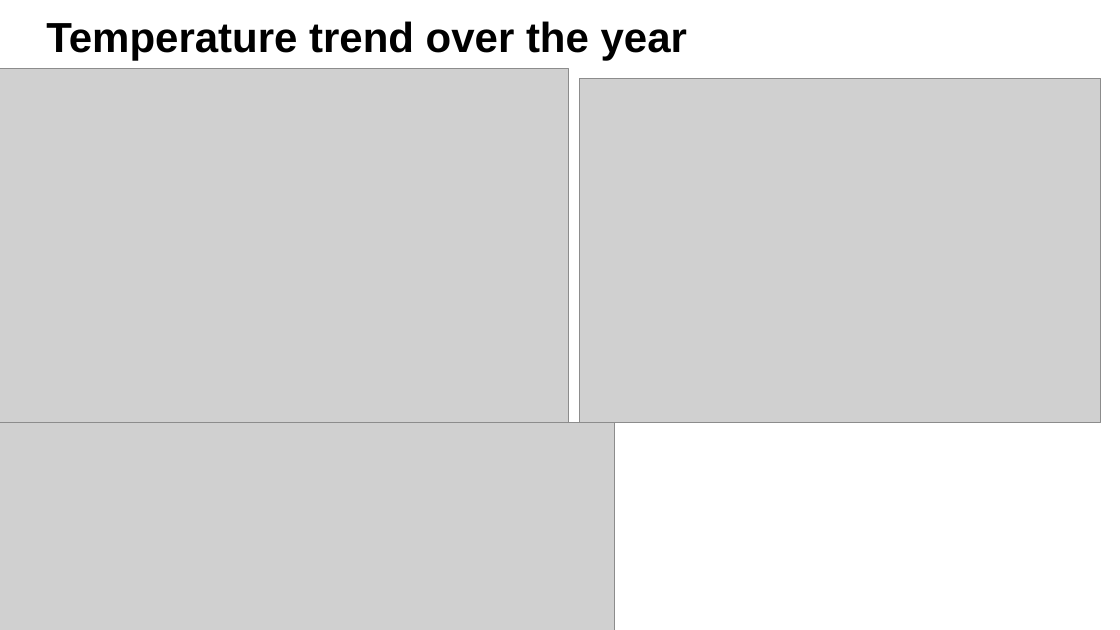
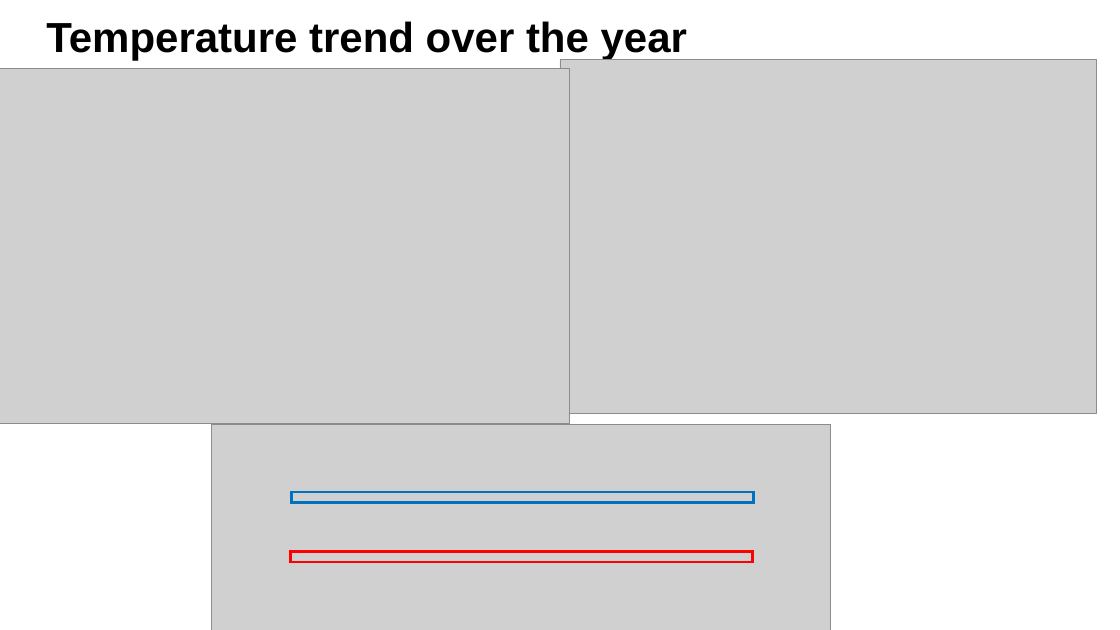
Before and after one commit to mhejazi1989/Final_Project_CMSC6950, a slide deck: slide 4 of Presentation_finalproject_MH_Nov2024.pptx. Drawn at 1120x630 pixels with LibreOffice and Linux fonts; fonts in the diff are those of the drawing; grey boxes stand for pictures. Boxes give left, top, right and bottom in pixels: in the first picture for what was removed or moved away, otherwise in the second. Text is boxed around its words. In the diff, an @@ line names an element or a change of style, - is before the commit and + after.

```diff
--- a/Presentation_finalproject_MH_Nov2024.pptx
+++ b/Presentation_finalproject_MH_Nov2024.pptx
@@ picture: place and size @@
-picture at [580,78,1102,423]
+picture at [560,59,1096,413]
@@ picture: place and size @@
-picture at [0,423,615,630]
+picture at [212,425,830,630]
@@ rectangle added at [292,492,753,502], outline #0070C0 2.25 pt @@
@@ rectangle added at [291,552,752,562], outline #FF0000 2.25 pt @@
```
Also in this commit, not shown: 4 other slides changed, 2 slides added, 2 slides removed, 6 other files.
